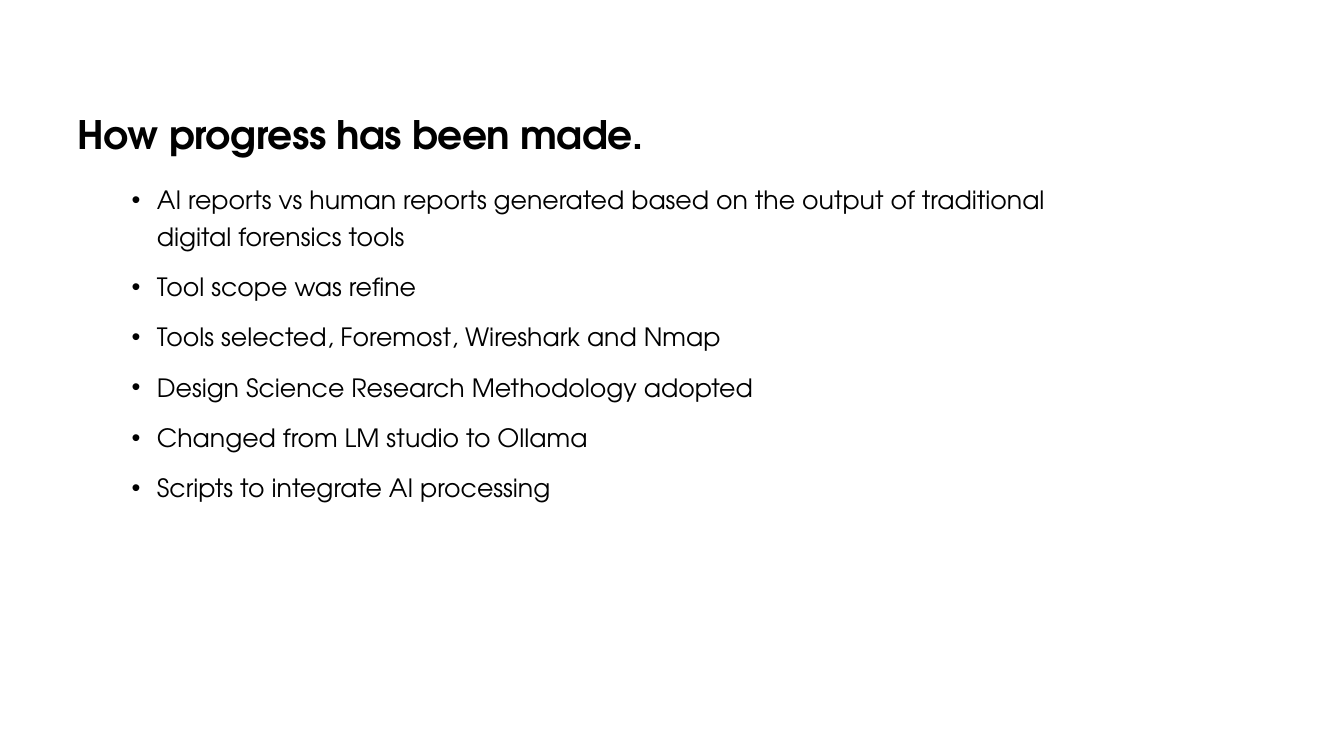
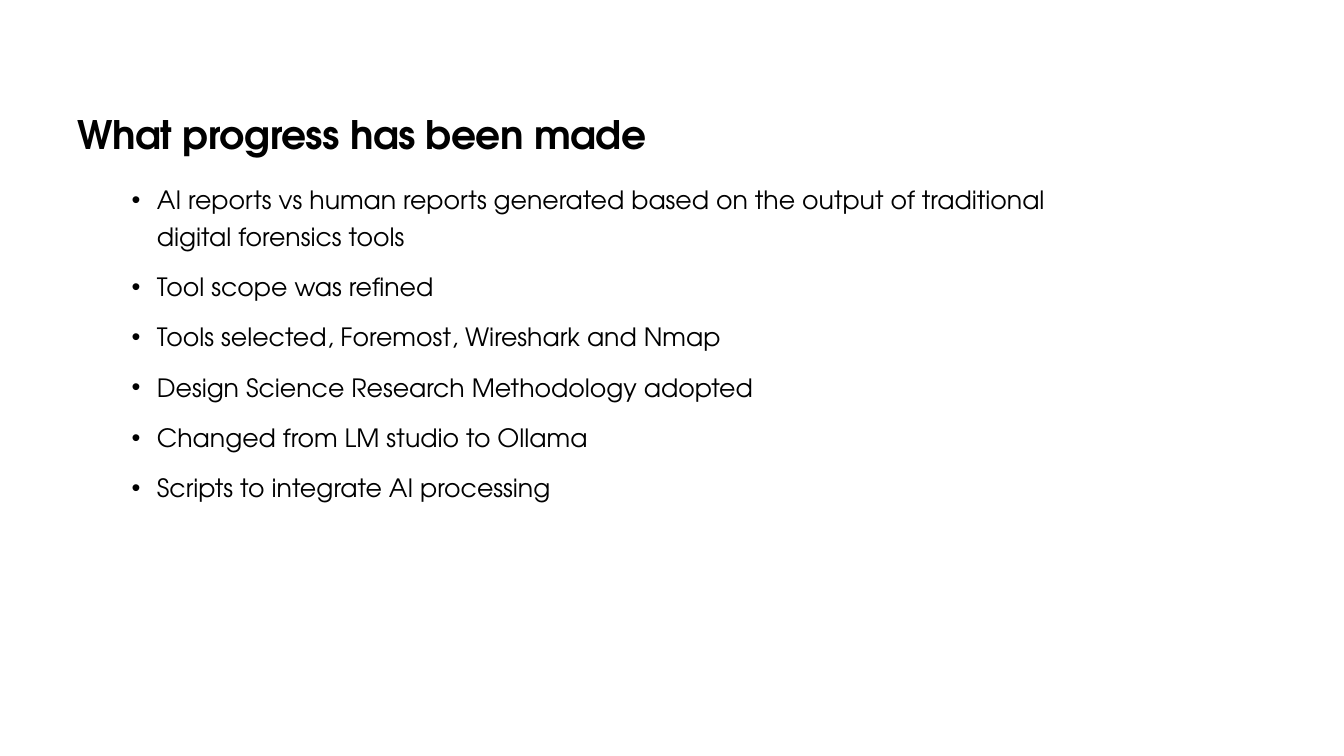
Before and after one commit to DavidSushames/BHB-Capstone, a slide deck: slide 6 of Academic Documents/Powerpoint wkg/Mid project Update - Dave v1.2 15-09.pptx. Drawn at 1344x756 pixels with LibreOffice and Linux fonts; fonts in the diff are those of the drawing. Boxes give left, top, right and bottom in pixels: in the first picture for what was removed or moved away, otherwise in the second. Text is boxed around its words. In the diff, an @@ line names an element or a change of style, - is before the commit and + after.

```diff
--- a/Academic Documents/Powerpoint wkg/Mid project Update - Dave v1.2 15-09.pptx
+++ b/Academic Documents/Powerpoint wkg/Mid project Update - Dave v1.2 15-09.pptx
@@ title at bbox=[78, 120, 646, 158]: text changed @@
-How progress has been made.
+What progress has been made
@@ text at bbox=[157, 277, 433, 301]: text changed @@
-• Tool scope was refine
+• Tool scope was refined
```
Also in this commit, not shown: 7 other slides changed.
